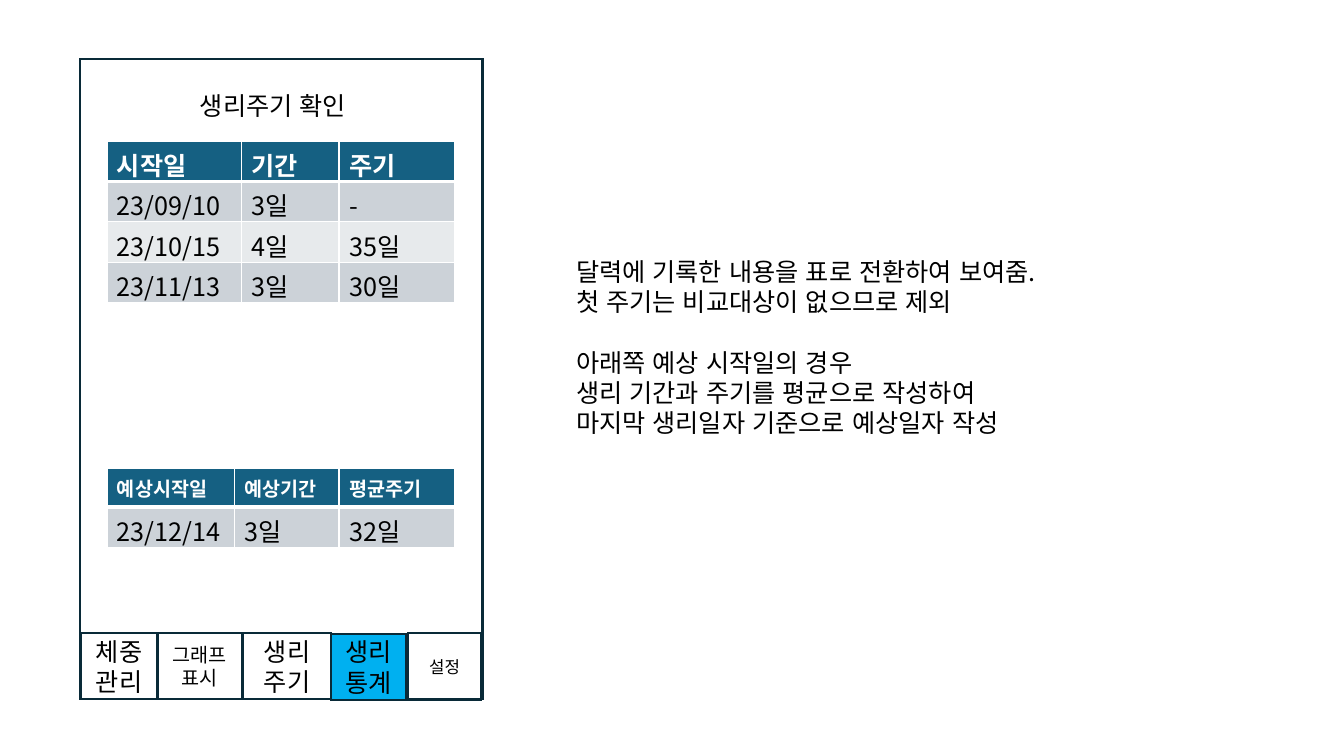
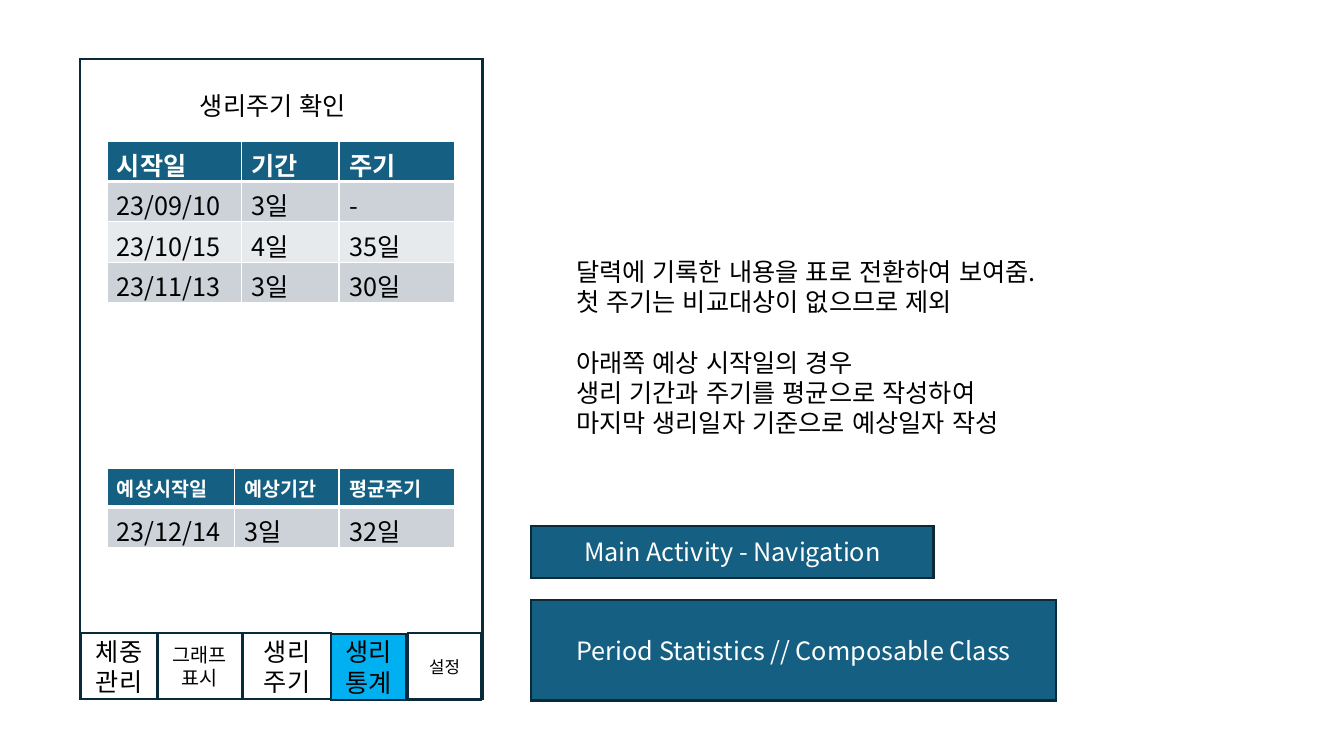
Before and after one commit to warmice8226/FemaleDataManagement, a slide deck: slide 5 of notion/UI 구상 및 기능 구현.pptx. Drawn at 1344x756 pixels with LibreOffice and Linux fonts; fonts in the diff are those of the drawing. Boxes give left, top, right and bottom in pixels: in the first picture for what was removed or moved away, otherwise in the second. Text is boxed around its words. In the diff, an @@ line names an element or a change of style, - is before the commit and + after.

```diff
--- a/notion/UI 구상 및 기능 구현.pptx
+++ b/notion/UI 구상 및 기능 구현.pptx
@@ rectangle added at (531,526,934,579), fill #156082, outline #092A39 1.5 pt, 18 pt, text #FFFFFF @@
+Main Activity - Navigation
@@ rectangle added at (531,600,1057,701), fill #156082, outline #092A39 1.5 pt, 18 pt, text #FFFFFF @@
+Period Statistics // Composable Class
```
Also in this commit, not shown: 5 other slides changed, 3 slides added.
